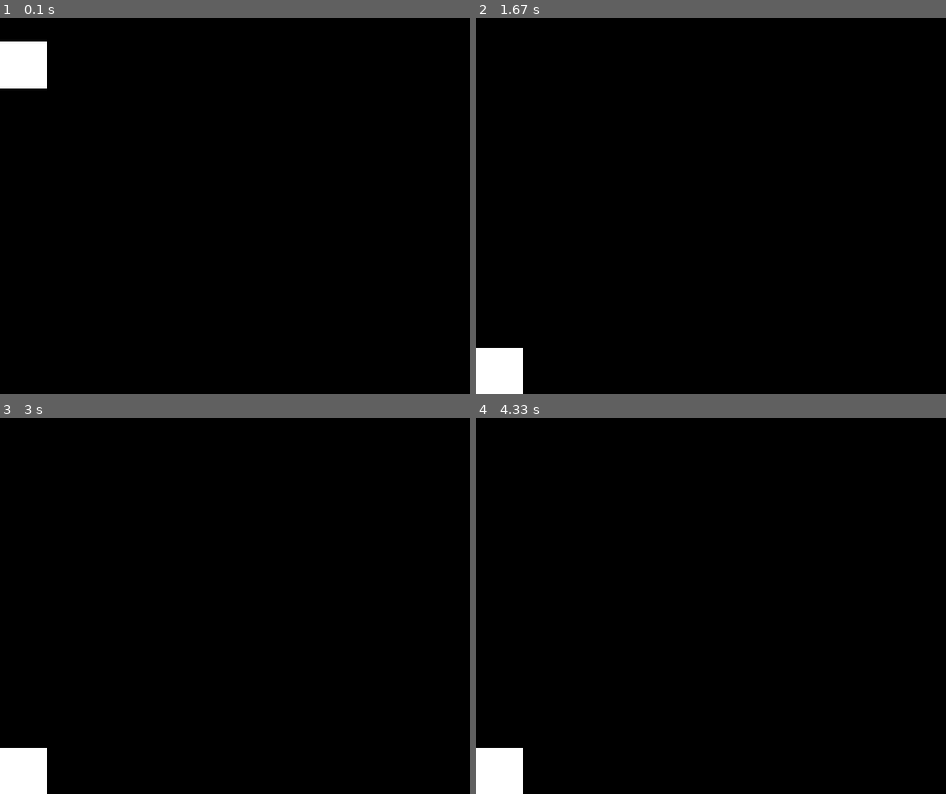
Above: before the commit, frames 1-4 (two rows, left to right).
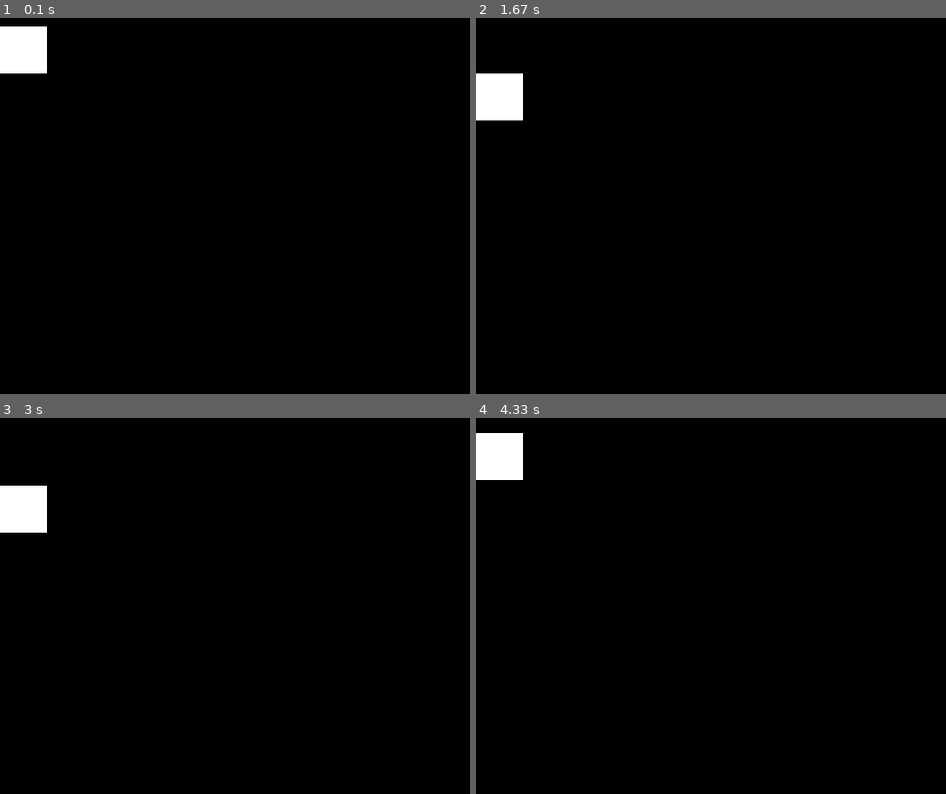
Above: after the commit, the same moments.

Repository: KamilloDev/Flappy-Pygame
Game: pygame game, started from main.py
The game is run twice, just before and just after one commit, with the same random seed, the same clock (stepped at 60 frames per second) and the same inputs.
Inputs:
- Up to frame 1 (0.1 s): no input
- Up to frame 2 (1.67 s): tap Space at 0.33, 0.73, 1.03, 1.23, 1.57 s
- Up to frame 3 (3 s): tap Space at 1.87, 2.07, 2.37, 2.63, 2.97 s
- Up to frame 4 (4.33 s): tap Space at 3.27, 3.4, 3.8, 4.1 s

The runs differ from the first frame. In frame 1, 0.8% of the frame differs, in the area x 0-10%, y 2-19%; in frame 2, 2.5%, in the area x 0-10%, y 14-100%; in frame 3, 2.5%; in frame 4, 2.5%.

Commit message:
Added jumping mechanics(I forgot to add the clock so also did that)

Diff:
--- a/flappy.py
+++ b/flappy.py
@@ -24,5 +24,5 @@
             self.rect.y = 0
             self.velocity = 0
 
-    def move(self, velocity):
-        velocity += self.rect.y
+    def jump(self):
+        self.velocity = self.jump_strength
--- a/main.py
+++ b/main.py
@@ -14,11 +14,15 @@
                 if event.type == pygame.QUIT:
                     pygame.quit()
                     sys.exit()
+                if event.type == pygame.KEYDOWN:
+                    if event.key == pygame.K_SPACE:
+                        self.flappy.sprite.jump()
 
             self.screen.fill((0, 0, 0))
 
             self.flappy.draw(self.screen)
             self.flappy.update()
             pygame.display.update()
+            self.clock.tick(60)
 
 Game().run()
